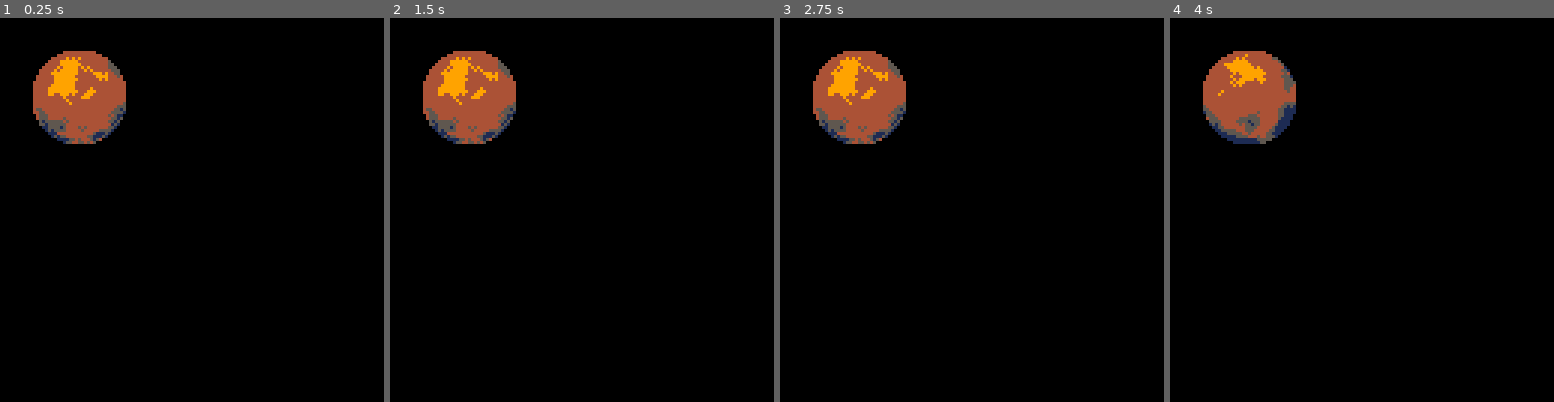
Above: before the commit, frames 1-4 (left to right).
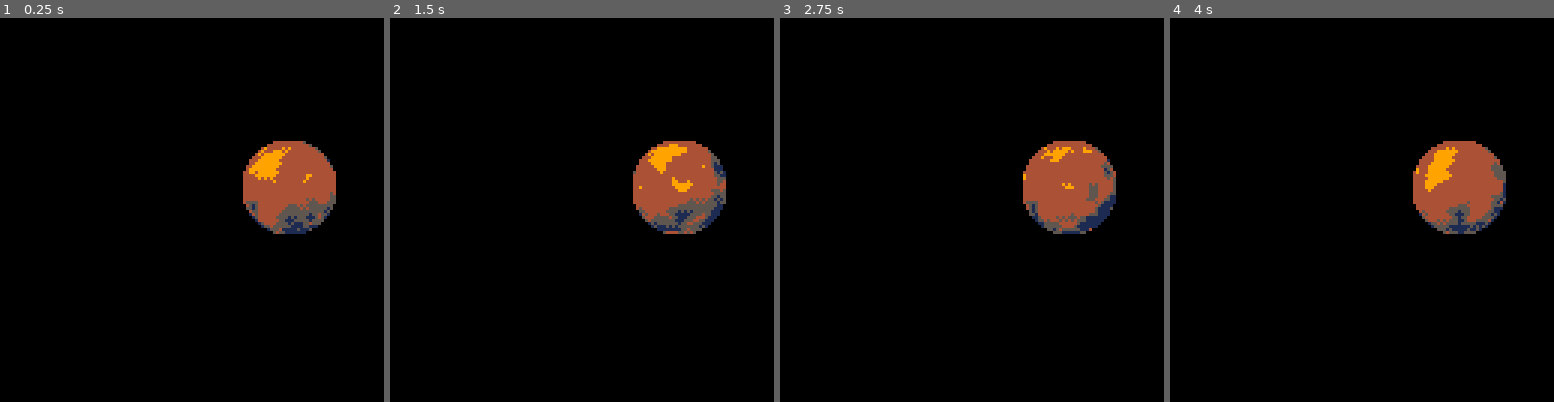
Above: after the commit, the same moments.

Repository: astonge/pico8-carts
Game: PICO-8 cartridge planet-anime.p8
The game is run twice, just before and just after one commit, with the same random seed, the same clock (stepped at 60 frames per second) and the same inputs.
Inputs:
- Up to frame 1 (0.25 s): no input
- Up to frame 2 (1.5 s): no input
- Up to frame 3 (2.75 s): no input
- Up to frame 4 (4 s): no input

The runs differ from the first frame. In frame 1, 9.7% of the frame differs, in the area x 8-88%, y 8-57%; in frame 2, 9.7%; in frame 3, 9.7%; in frame 4, 9.7%.

Commit message:
save

Diff:
--- a/planet-anime.p8
+++ b/planet-anime.p8
@@ -2,8 +2,8 @@
 version 43
 __lua__
 function _init()
-	t,f,s=0,1,4
-	sp={1,5,9}
+	t,f,s=0,1,8
+	sp={1,5,9,65,69,73}
 end
 
 function _update()
@@ -13,7 +13,7 @@
 
 function _draw()
 	cls(0)
-	spr(sp[f],10,10,4,4)
+	spr(sp[f],80,40,4,4)
 end
 __gfx__
 00000000000000000000000000000000000000000000000000000000000000000000000000000000000000000000000000000000000000000000000000000000
--- /dev/null
+++ b/untitled_1.p8
@@ -0,0 +1,112 @@
+pico-8 cartridge // http://www.pico-8.com
+version 43
+__lua__
+function _init()
+	p_init()
+	x=32
+	y=64
+	x2=32
+	y2=80
+	r=cocreate(function()
+		for i=1,30 do
+			x+=1
+			yield()
+		end
+	end)
+	g=cocreate(function()
+		for i=1,30 do
+			x2+=1
+			yield()
+		end
+	end)
+end
+
+function _update()
+	p_update()
+	coresume(r)
+	coresume(g)
+end
+
+function _draw()
+	cls(0)
+	rectfill(x,y,x+8,y+8,7)
+	rectfill(x2,y2,x2+8,y2+8,9)
+	map()
+	p_draw()
+end
+-->8
+--player
+local s_idle=0
+local s_move=1
+
+function p_init()
+	p={x=1,y=1,st=s_idle}
+	sp={6,7}
+	t,f,s=0,1,6 --tick,frame,step
+end
+
+function p_update()
+		if btn(⬅️) and p.x>1
+			do p.x-=1 end
+		if btn(➡️) and p.x<127-8
+			do p.x+=1 end
+		if btn(⬇️) and p.y<127-8
+			do p.y+=1 end
+		if btn(⬆️) and p.y>1
+			do p.y-=1 end
+
+		t=(t+1)%s
+		if (t==0) f=f%#sp+1
+end
+
+function p_draw()
+	spr(sp[f],p.x,p.y)
+end
+…(25 lines of a section not shown)…
+__gff__
+0000000000000000000000000000000000000000000000000000000000000000000001000000000000000000000000000000000000000000000000000000000000000000000000000000000000000000000000000000000000000000000000000000000000000000000000000000000000000000000000000000000000000000
+0000000000000000000000000000000000000000000000000000000000000000000000000000000000000000000000000000000000000000000000000000000000000000000000000000000000000000000000000000000000000000000000000000000000000000000000000000000000000000000000000000000000000000
+__map__
+0101010121021111111111111111111100000000000000000000000000000000000000000000000000000000000000000000000000000000000000000000000000000000000000000000000000000000000000000000000000000000000000000000000000000000000000000000000000000000000000000000000000000000
+0121010101021111111111111111111100000000000000000000000000000000000000000000000000000000000000000000000000000000000000000000000000000000000000000000000000000000000000000000000000000000000000000000000000000000000000000000000000000000000000000000000000000000
+0101010101010311111111111111111100000000000000000000000000000000000000000000000000000000000000000000000000000000000000000000000000000000000000000000000000000000000000000000000000000000000000000000000000000000000000000000000000000000000000000000000000000000
+0101010122010103111111111111111100000000000000000000000000000000000000000000000000000000000000000000000000000000000000000000000000000000000000000000000000000000000000000000000000000000000000000000000000000000000000000000000000000000000000000000000000000000
+0101210122210104111111111111111100000000000000000000000000000000000000000000000000000000000000000000000000000000000000000000000000000000000000000000000000000000000000000000000000000000000000000000000000000000000000000000000000000000000000000000000000000000
+0101012222010411111111111111111100000000000000000000000000000000000000000000000000000000000000000000000000000000000000000000000000000000000000000000000000000000000000000000000000000000000000000000000000000000000000000000000000000000000000000000000000000000
+0121010101021111111111111111111100000000000000000000000000000000000000000000000000000000000000000000000000000000000000000000000000000000000000000000000000000000000000000000000000000000000000000000000000000000000000000000000000000000000000000000000000000000
+0101010121021111111111111111111100000000000000000000000000000000000000000000000000000000000000000000000000000000000000000000000000000000000000000000000000000000000000000000000000000000000000000000000000000000000000000000000000000000000000000000000000000000
+0101010101021111111111111111111100000000000000000000000000000000000000000000000000000000000000000000000000000000000000000000000000000000000000000000000000000000000000000000000000000000000000000000000000000000000000000000000000000000000000000000000000000000
+0101210101021111111111111111111100000000000000000000000000000000000000000000000000000000000000000000000000000000000000000000000000000000000000000000000000000000000000000000000000000000000000000000000000000000000000000000000000000000000000000000000000000000
+2101010101021111111111111111111100000000000000000000000000000000000000000000000000000000000000000000000000000000000000000000000000000000000000000000000000000000000000000000000000000000000000000000000000000000000000000000000000000000000000000000000000000000
+0101010121021111111111111111111100000000000000000000000000000000000000000000000000000000000000000000000000000000000000000000000000000000000000000000000000000000000000000000000000000000000000000000000000000000000000000000000000000000000000000000000000000000
+0121010101021111111111111111111100000000000000000000000000000000000000000000000000000000000000000000000000000000000000000000000000000000000000000000000000000000000000000000000000000000000000000000000000000000000000000000000000000000000000000000000000000000
+0101010101121111111111111111111100000000000000000000000000000000000000000000000000000000000000000000000000000000000000000000000000000000000000000000000000000000000000000000000000000000000000000000000000000000000000000000000000000000000000000000000000000000
+0101012113111111111111111111111100000000000000000000000000000000000000000000000000000000000000000000000000000000000000000000000000000000000000000000000000000000000000000000000000000000000000000000000000000000000000000000000000000000000000000000000000000000
+0121010102111111111111111111111100000000000000000000000000000000000000000000000000000000000000000000000000000000000000000000000000000000000000000000000000000000000000000000000000000000000000000000000000000000000000000000000000000000000000000000000000000000
+0101010102111111111111111111111100000000000000000000000000000000000000000000000000000000000000000000000000000000000000000000000000000000000000000000000000000000000000000000000000000000000000000000000000000000000000000000000000000000000000000000000000000000
+0101210102111111111111111111111100000000000000000000000000000000000000000000000000000000000000000000000000000000000000000000000000000000000000000000000000000000000000000000000000000000000000000000000000000000000000000000000000000000000000000000000000000000
+0101010102111111111111111111111100000000000000000000000000000000000000000000000000000000000000000000000000000000000000000000000000000000000000000000000000000000000000000000000000000000000000000000000000000000000000000000000000000000000000000000000000000000
--- /dev/null
+++ b/wood-chopper.p8
@@ -0,0 +1,112 @@
+pico-8 cartridge // http://www.pico-8.com
+version 43
+__lua__
+function _init()
+	p_init()
+	x=32
+	y=64
+	x2=32
+	y2=80
+	r=cocreate(function()
+		for i=1,30 do
+			x+=1
+			yield()
+		end
+	end)
+	g=cocreate(function()
+		for i=1,30 do
+			x2+=1
+			yield()
+		end
+	end)
+end
+
+function _update()
+	p_update()
+	coresume(r)
+	coresume(g)
+end
+
+function _draw()
+	cls(0)
+	rectfill(x,y,x+8,y+8,7)
+	rectfill(x2,y2,x2+8,y2+8,9)
+	map()
+	p_draw()
+end
+-->8
+--player
+local s_idle=0
+local s_move=1
+
+function p_init()
+	p={x=1,y=1,st=s_idle}
+	sp={6,7}
+	t,f,s=0,1,6 --tick,frame,step
+end
+
+function p_update()
+		if btn(⬅️) and p.x>1
+			do p.x-=1 end
+		if btn(➡️) and p.x<127-8
+			do p.x+=1 end
+		if btn(⬇️) and p.y<127-8
+			do p.y+=1 end
+		if btn(⬆️) and p.y>1
+			do p.y-=1 end
+
+		t=(t+1)%s
+		if (t==0) f=f%#sp+1
+end
+
+function p_draw()
+	spr(sp[f],p.x,p.y)
+end
+…(25 lines of a section not shown)…
+__gff__
+0000000000000000000000000000000000000000000000000000000000000000000001000000000000000000000000000000000000000000000000000000000000000000000000000000000000000000000000000000000000000000000000000000000000000000000000000000000000000000000000000000000000000000
+0000000000000000000000000000000000000000000000000000000000000000000000000000000000000000000000000000000000000000000000000000000000000000000000000000000000000000000000000000000000000000000000000000000000000000000000000000000000000000000000000000000000000000
+__map__
+0101010121021111111111111111111100000000000000000000000000000000000000000000000000000000000000000000000000000000000000000000000000000000000000000000000000000000000000000000000000000000000000000000000000000000000000000000000000000000000000000000000000000000
+0121010101021111111111111111111100000000000000000000000000000000000000000000000000000000000000000000000000000000000000000000000000000000000000000000000000000000000000000000000000000000000000000000000000000000000000000000000000000000000000000000000000000000
+0101010101010311111111111111111100000000000000000000000000000000000000000000000000000000000000000000000000000000000000000000000000000000000000000000000000000000000000000000000000000000000000000000000000000000000000000000000000000000000000000000000000000000
+0101010122010103111111111111111100000000000000000000000000000000000000000000000000000000000000000000000000000000000000000000000000000000000000000000000000000000000000000000000000000000000000000000000000000000000000000000000000000000000000000000000000000000
+0101210122210104111111111111111100000000000000000000000000000000000000000000000000000000000000000000000000000000000000000000000000000000000000000000000000000000000000000000000000000000000000000000000000000000000000000000000000000000000000000000000000000000
+0101012222010411111111111111111100000000000000000000000000000000000000000000000000000000000000000000000000000000000000000000000000000000000000000000000000000000000000000000000000000000000000000000000000000000000000000000000000000000000000000000000000000000
+0121010101021111111111111111111100000000000000000000000000000000000000000000000000000000000000000000000000000000000000000000000000000000000000000000000000000000000000000000000000000000000000000000000000000000000000000000000000000000000000000000000000000000
+0101010121021111111111111111111100000000000000000000000000000000000000000000000000000000000000000000000000000000000000000000000000000000000000000000000000000000000000000000000000000000000000000000000000000000000000000000000000000000000000000000000000000000
+0101010101021111111111111111111100000000000000000000000000000000000000000000000000000000000000000000000000000000000000000000000000000000000000000000000000000000000000000000000000000000000000000000000000000000000000000000000000000000000000000000000000000000
+0101210101021111111111111111111100000000000000000000000000000000000000000000000000000000000000000000000000000000000000000000000000000000000000000000000000000000000000000000000000000000000000000000000000000000000000000000000000000000000000000000000000000000
+2101010101021111111111111111111100000000000000000000000000000000000000000000000000000000000000000000000000000000000000000000000000000000000000000000000000000000000000000000000000000000000000000000000000000000000000000000000000000000000000000000000000000000
+0101010121021111111111111111111100000000000000000000000000000000000000000000000000000000000000000000000000000000000000000000000000000000000000000000000000000000000000000000000000000000000000000000000000000000000000000000000000000000000000000000000000000000
+0121010101021111111111111111111100000000000000000000000000000000000000000000000000000000000000000000000000000000000000000000000000000000000000000000000000000000000000000000000000000000000000000000000000000000000000000000000000000000000000000000000000000000
+0101010101121111111111111111111100000000000000000000000000000000000000000000000000000000000000000000000000000000000000000000000000000000000000000000000000000000000000000000000000000000000000000000000000000000000000000000000000000000000000000000000000000000
+0101012113111111111111111111111100000000000000000000000000000000000000000000000000000000000000000000000000000000000000000000000000000000000000000000000000000000000000000000000000000000000000000000000000000000000000000000000000000000000000000000000000000000
+0121010102111111111111111111111100000000000000000000000000000000000000000000000000000000000000000000000000000000000000000000000000000000000000000000000000000000000000000000000000000000000000000000000000000000000000000000000000000000000000000000000000000000
+0101010102111111111111111111111100000000000000000000000000000000000000000000000000000000000000000000000000000000000000000000000000000000000000000000000000000000000000000000000000000000000000000000000000000000000000000000000000000000000000000000000000000000
+0101210102111111111111111111111100000000000000000000000000000000000000000000000000000000000000000000000000000000000000000000000000000000000000000000000000000000000000000000000000000000000000000000000000000000000000000000000000000000000000000000000000000000
+0101010102111111111111111111111100000000000000000000000000000000000000000000000000000000000000000000000000000000000000000000000000000000000000000000000000000000000000000000000000000000000000000000000000000000000000000000000000000000000000000000000000000000
Not shown, changed: 25 lines of the sprite sheet (__gfx__) section of untitled_1.p8
Not shown, changed: 25 lines of the sprite sheet (__gfx__) section of wood-chopper.p8
